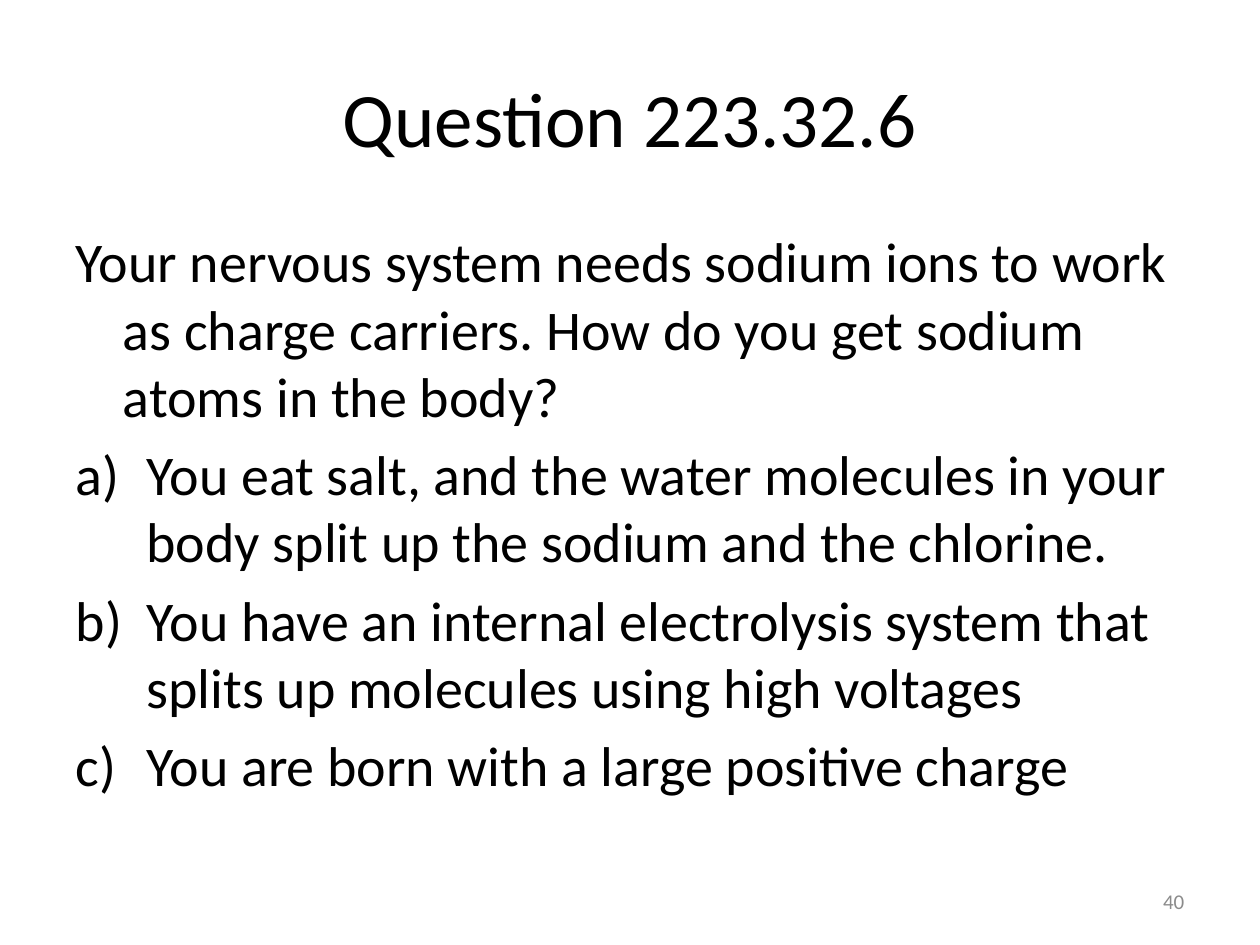
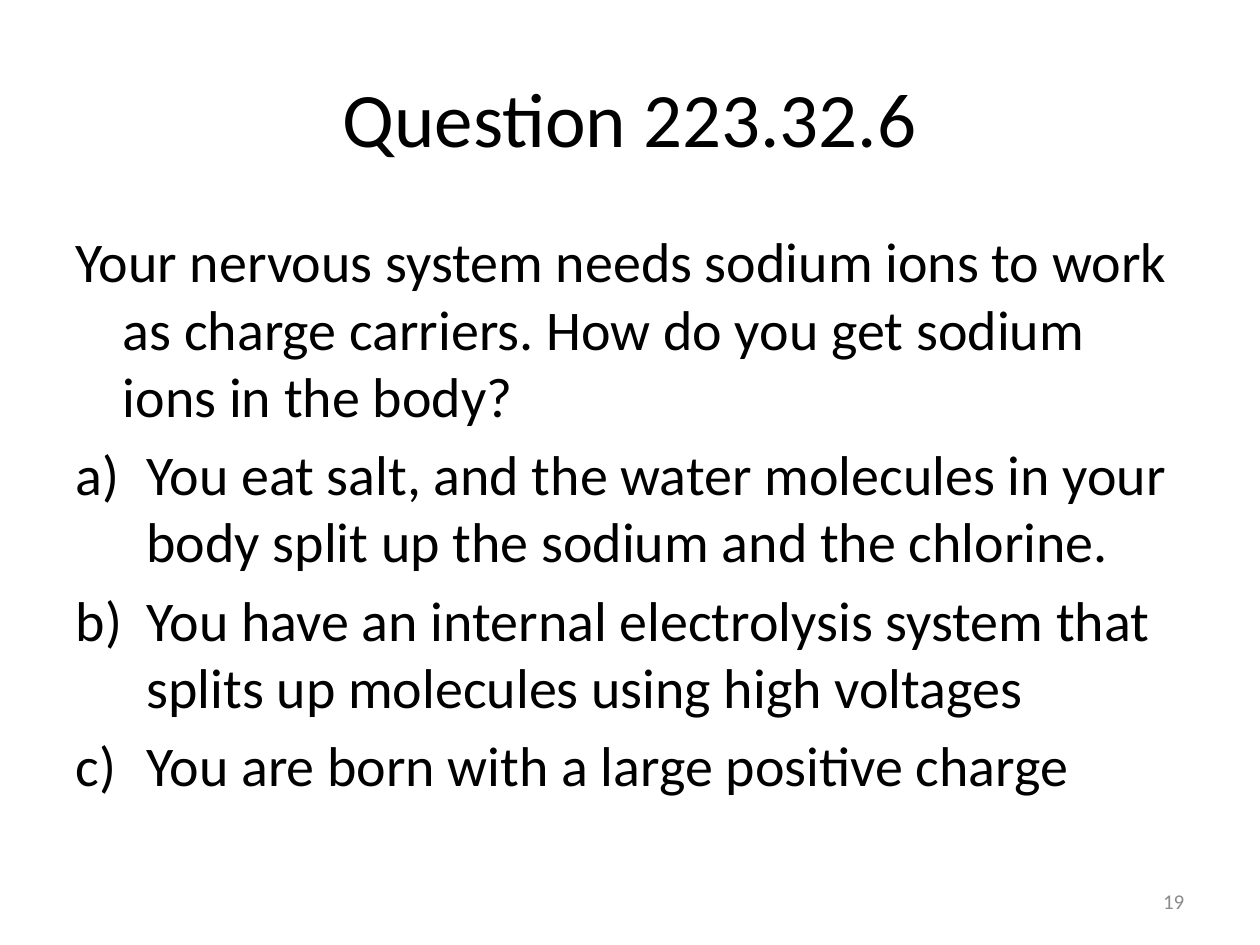
Before and after one commit to rtlines/PH223-Engineering-Physics, a slide deck: slide 19 of Slides/PH223_Lecture_13.pptx (slide 40 before the commit). Drawn at 1260x945 pixels with LibreOffice and Linux fonts; fonts in the diff are those of the drawing. Boxes give left, top, right and bottom in pixels: in the first picture for what was removed or moved away, otherwise in the second. Text is boxed around its words. In the diff, an @@ line names an element or a change of style, - is before the commit and + after.

```diff
--- a/Slides/PH223_Lecture_13.pptx
+++ b/Slides/PH223_Lecture_13.pptx
@@ text at (x1=76, y1=243, x2=1166, y2=426): text changed @@
-Your nervous system needs sodium ions to work as charge carriers. How do you get sodium atoms in the body?
+Your nervous system needs sodium ions to work as charge carriers. How do you get sodium ions in the body?
@@ page number at (x1=1163, y1=895, x2=1184, y2=909): text changed @@
-40
+19
```
Also in this commit, not shown: 3 other slides changed, 30 other files.
